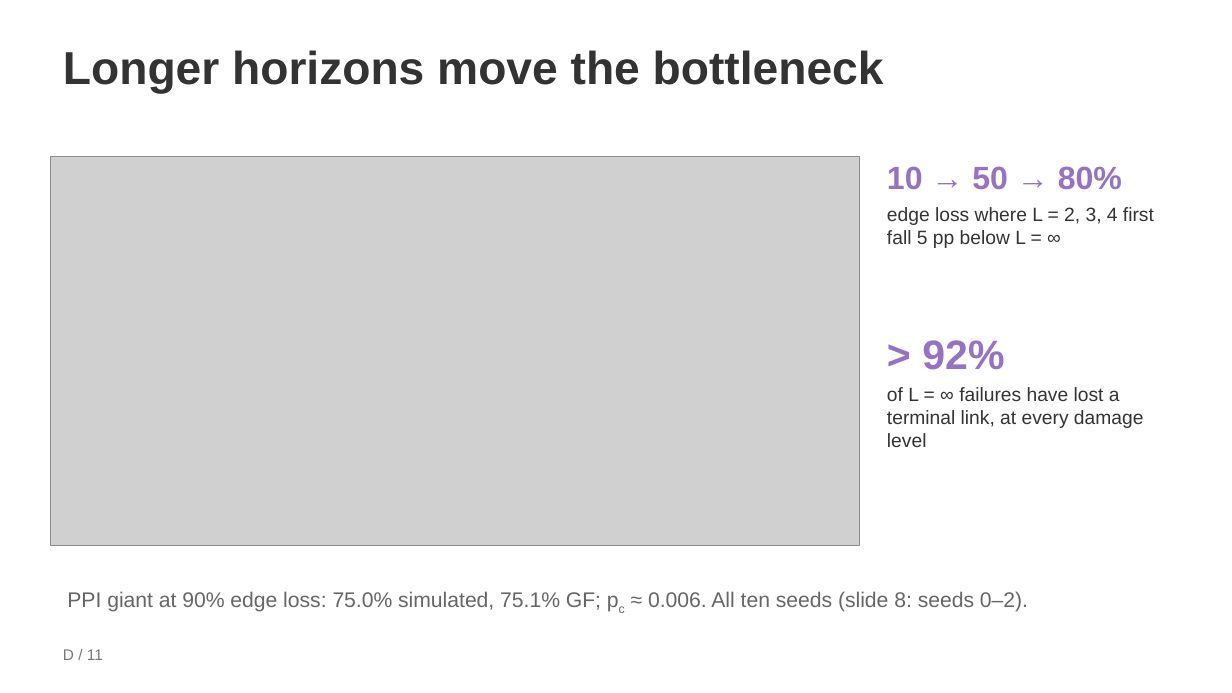
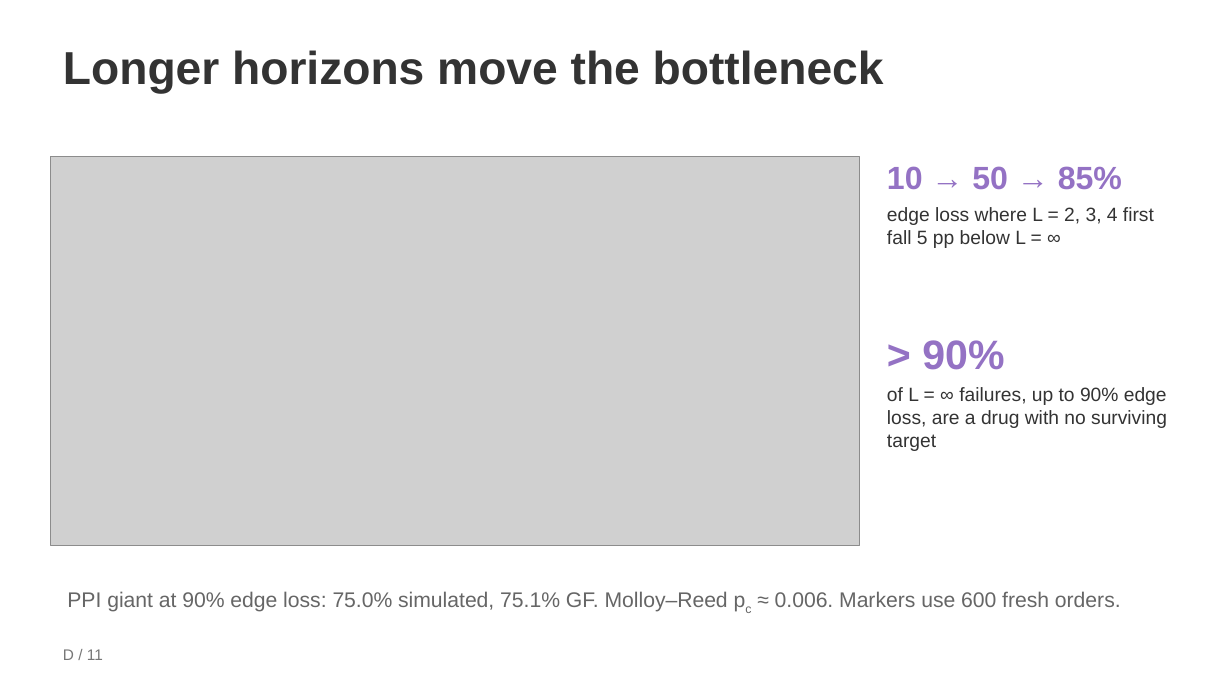
Before and after one commit to zzy0304Raymond/pc5253-g17-primekg, a slide deck: slide 11 of slides/G17_working_draft_with_D.pptx. Drawn at 1232x693 pixels with LibreOffice and Linux fonts; fonts in the diff are those of the drawing; grey boxes stand for pictures. Boxes give left, top, right and bottom in pixels: in the first picture for what was removed or moved away, otherwise in the second. Text is boxed around its words. In the diff, an @@ line names an element or a change of style, - is before the commit and + after.

```diff
--- a/slides/G17_working_draft_with_D.pptx
+++ b/slides/G17_working_draft_with_D.pptx
@@ text at (887,166,1122,190): text changed @@
-10 → 50 → 80%
+10 → 50 → 85%
@@ text at (922,340,1004,370): text changed @@
-> 92%
+> 90%
@@ text at (887,387,1167,451): text changed @@
-of L = ∞ failures have lost a terminal link, at every damage level
+of L = ∞ failures, up to 90% edge loss, are a drug with no surviving target
@@ text at (67,591,1121,612): text changed @@
-PPI giant at 90% edge loss: 75.0% simulated, 75.1% GF; pc ≈ 0.006. All ten seeds (slide 8: seeds 0–2).
+PPI giant at 90% edge loss: 75.0% simulated, 75.1% GF. Molloy–Reed pc ≈ 0.006. Markers use 600 fresh orders.
```
Also in this commit, not shown: 3 other slides changed, 28 other files.
